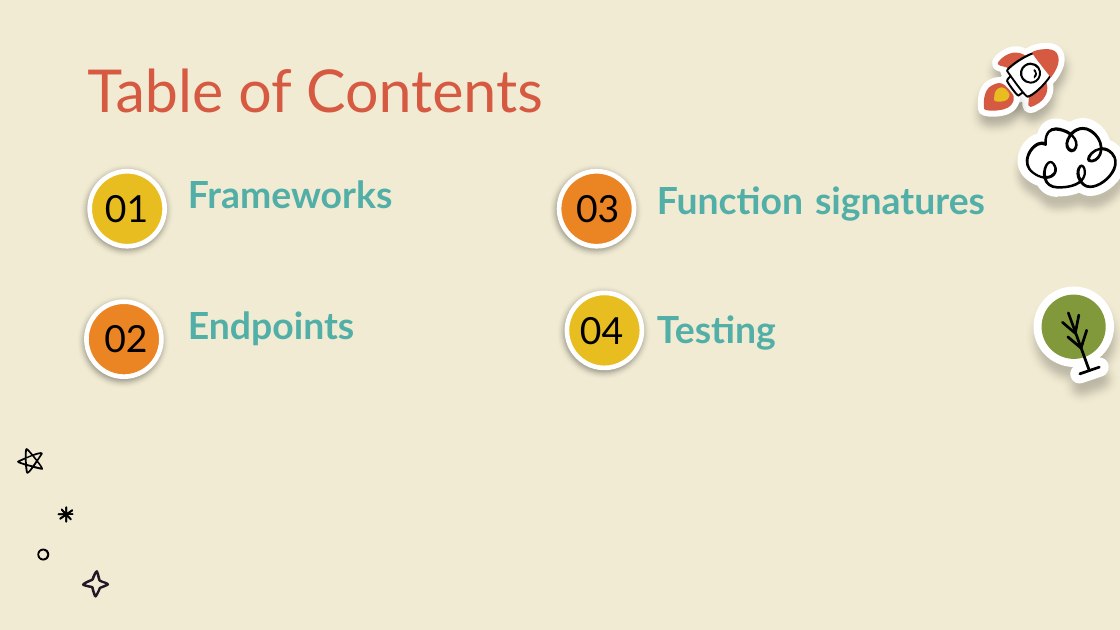
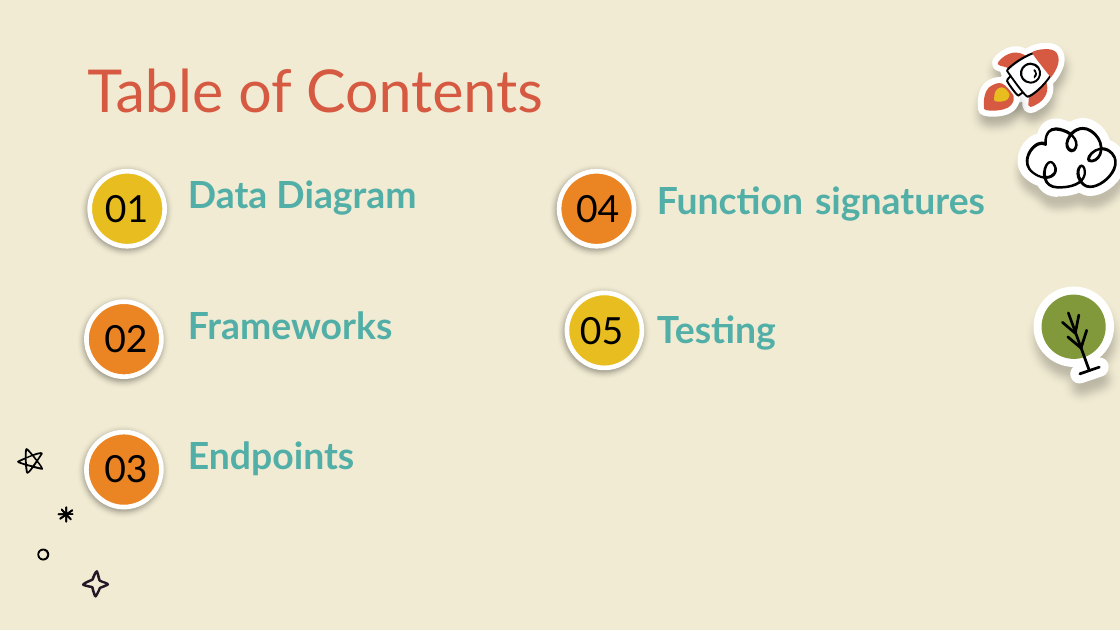
Before and after one commit to CS-320-group-6-bill-splitter/CS-320-group-6-bill-splitter, a slide deck: slide 2 of Modules Assignment Presentation.pptx. Drawn at 1120x630 pixels with LibreOffice and Linux fonts; fonts in the diff are those of the drawing. Boxes give left, top, right and bottom in pixels: in the first picture for what was removed or moved away, otherwise in the second. Text is boxed around its words. In the diff, an @@ line names an element or a change of style, - is before the commit and + after.

```diff
--- a/Modules Assignment Presentation.pptx
+++ b/Modules Assignment Presentation.pptx
@@ subtitle at (x1=188, y1=180, x2=416, y2=215): text changed @@
-Frameworks
+Data Diagram
@@ title at (x1=576, y1=195, x2=619, y2=223): text changed @@
-03
+04
@@ subtitle at (x1=188, y1=311, x2=393, y2=340): text changed @@
-Endpoints
+Frameworks
@@ title at (x1=580, y1=317, x2=623, y2=345): text changed @@
-04
+05
@@ ellipse added at (x1=86, y1=432, x2=161, y2=507), fill #EB8423, outline #FFFFFF 3 pt @@
@@ subtitle added at (x1=188, y1=441, x2=354, y2=476), 24 pt, text #52AFA7, bold @@
+Endpoints
@@ title added at (x1=104, y1=455, x2=147, y2=483), 24 pt, text #000000 @@
+03
```
Also in this commit, not shown: 15 other slides changed, 1 slide added, 2 slides removed.
